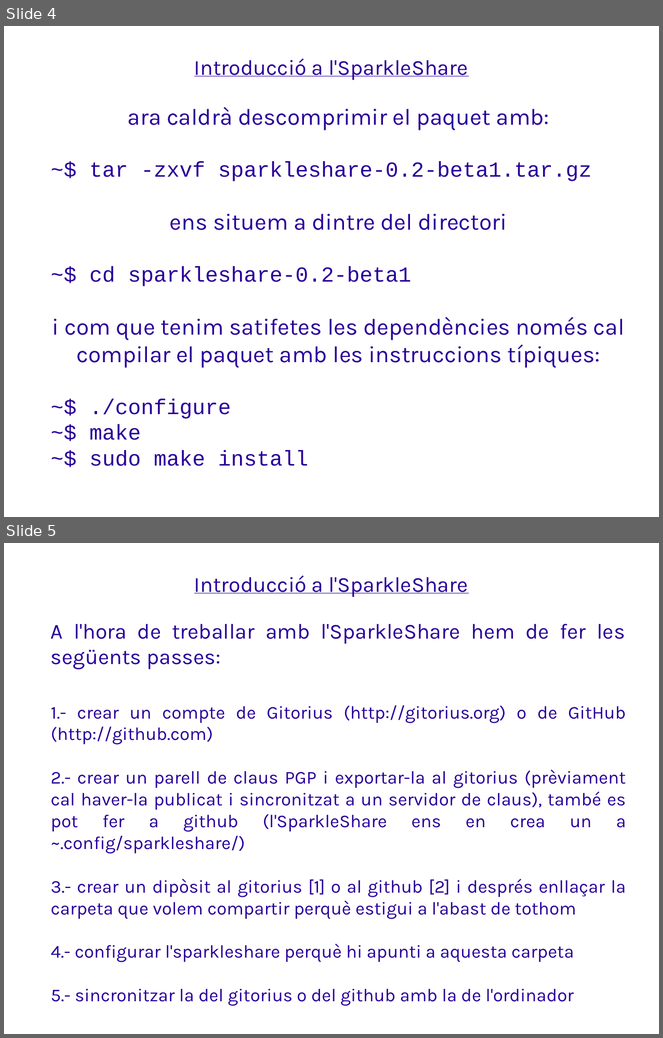
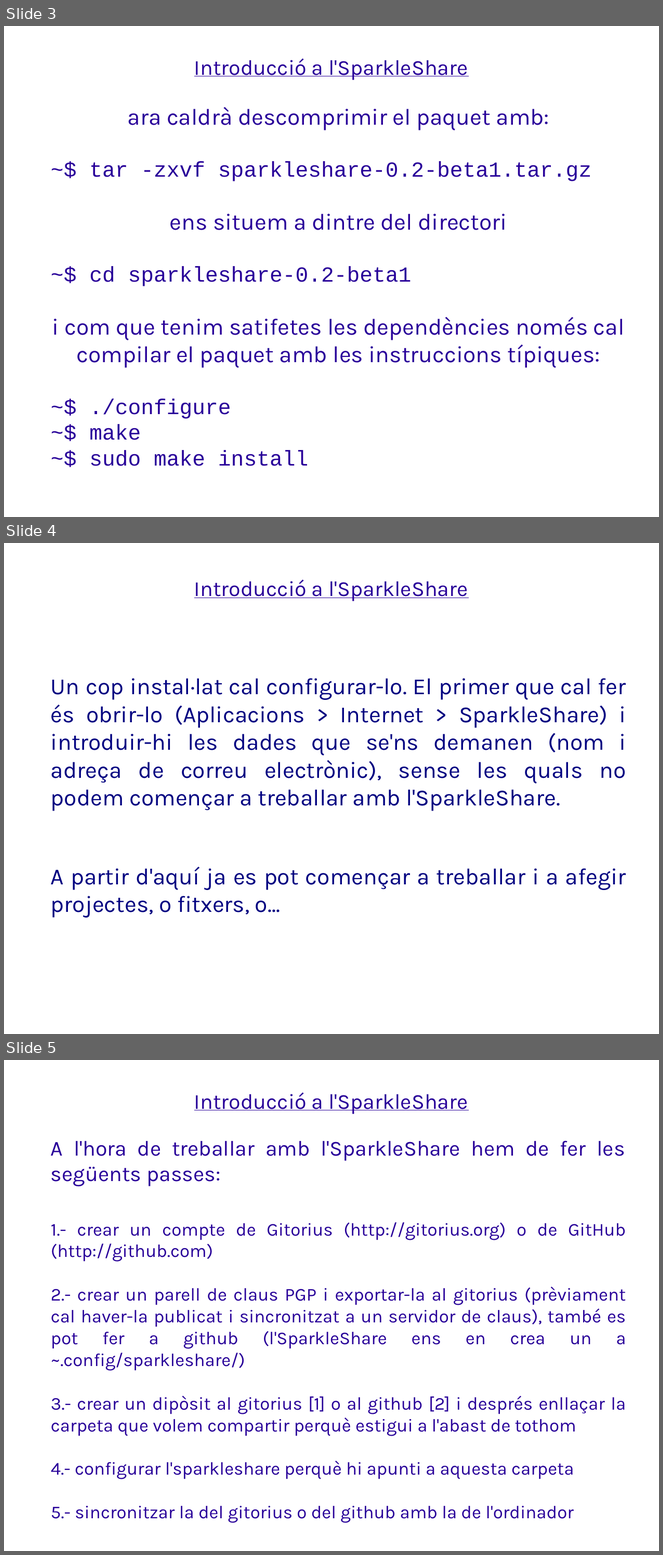
Before and after one commit to SiscoGarcia/MigracioPL, a slide deck: IntroSparkleShare.odp. Shown one above the other, each under a label of ours: slides 4 and 5 before the commit, slides 3, 4 and 5 after it. The pictures are 663x1038 and 663x1555 pixels, drawn with LibreOffice and Linux fonts; fonts in the diff are those of the drawing; background and template pictures are left out. Boxes give left, top, right and bottom in pixels: in the first picture for what was removed or moved away, otherwise in the second. Text is boxed around its words. In the diff, an @@ line names an element or a change of style, - is before the commit and + after.

Commit message:
edited ‘IntroSparkleShare.odp’ and 1 more

```diff
--- a/IntroSparkleShare.odp
+++ b/IntroSparkleShare.odp
@@ slide 4 added at (x1=4, y1=543, x2=659, y2=1034), background picture (left out) @@
@@ title added at (x1=194, y1=579, x2=468, y2=601), 26 pt, text #280099, underline @@
+Introducció a l'SparkleShare
@@ text added at (x1=51, y1=678, x2=626, y2=918), 28 pt, text #000080 @@
+Un cop instal·lat cal configurar-lo. El primer que cal fer és obrir-lo (Aplicacions > Internet > SparkleShare) i introduir-hi les dades que se'ns demanen (nom i adreça de correu electrònic), sense les quals no podem començar a treballar amb l'SparkleShare.
+A partir d'aquí ja es pot començar a treballar i a afegir projectes, o fitxers, o...
@@ what was slide 4 is now slide 3 @@
```
Also in this commit, not shown: 1 slide removed, 1 other file.
